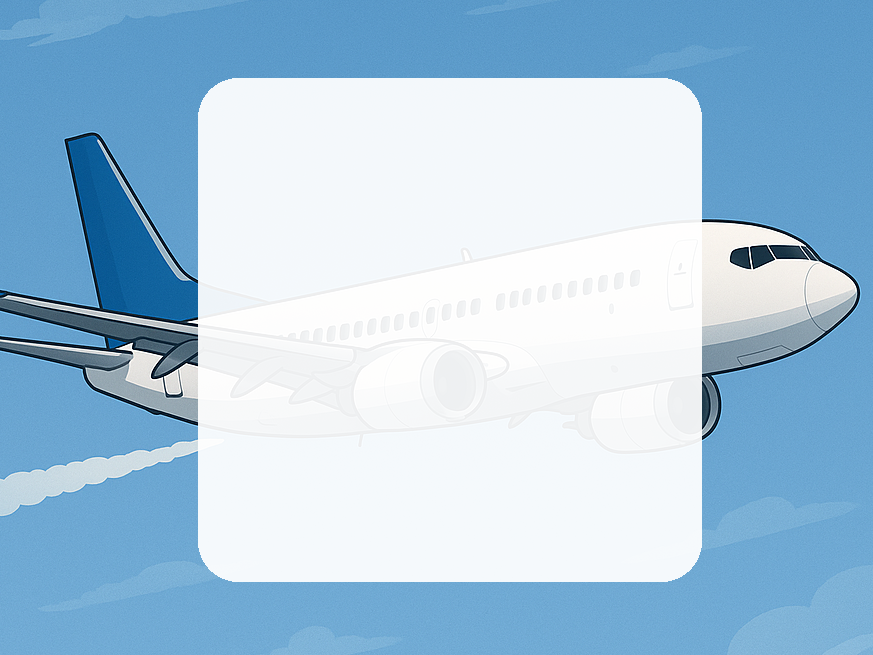
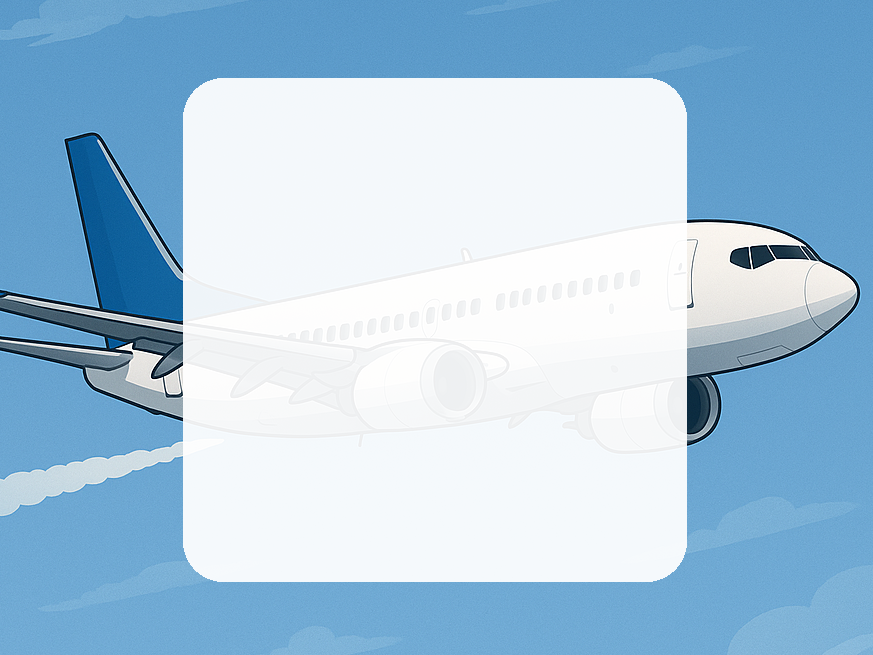
Layered file, before and after one edit (w=873, h=655). Changes by layer:
painted on "Rectangle 1" over [left=183, top=78, right=702, bottom=582]
